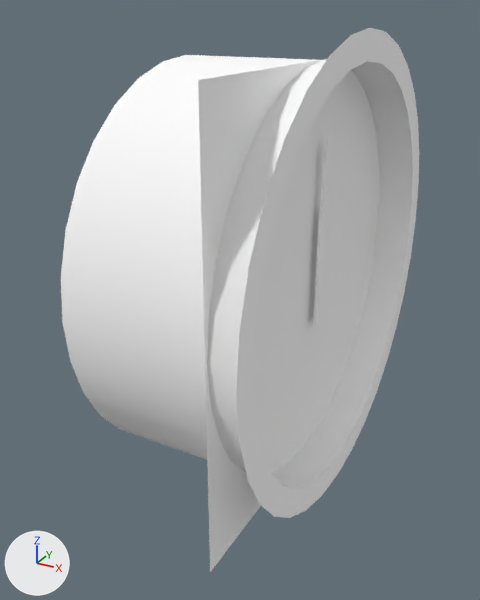
What one commit did to the Blender file dev/blender/instruments/asi-fg1000.blend.
Camera for both pictures: a 50 mm camera at (-0.335, -0.1227, -0.0679) aimed at (-0.3823, -0.0365, -0.1109). Arrows for +X, +Y and +Z are at lower left; the lights stay in place. The first picture is the older version.

Objects in the first picture: 'Case', 'Face', 'Needle'.
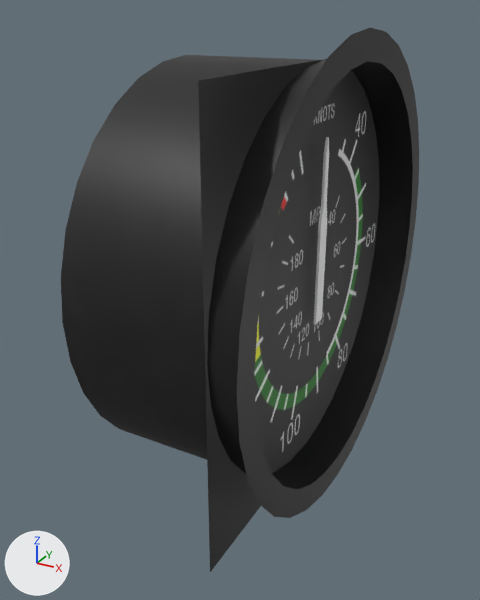
Where the newer file only moved an object's origin or applied its transform, the numbers keep the older frame.

What differs and where, as boxes [x1, y1, x2, y2] in the pictures (480 x 600 px):
```json
{"object": "Case", "change": "surface changed, recoloured", "before": [61, 28, 419, 518], "after": [61, 28, 419, 518], "on screen": "white to black"}
{"object": "Face", "change": "surface changed", "before": [198, 59, 379, 572], "after": [198, 59, 379, 572], "on screen": "white to black"}
```

The change, as JSON lines over the scene's bpy script:
```json
{"op": "add", "block": "img_asi_png_000", "code": ["img_asi_png_000 = load_image('asi.png.000', '../../../Models/Interior/Panel/Instruments/asi/asi.png', 512, 512, 'sRGB')"]}
{"op": "remove", "block": "mat_face", "code": "mat_face.base_color = (1.0, 1.0, 1.0)  # white #ffffff"}
{"op": "set", "path": "mat_face", "old": "diffuse_material('face')", "new": "principled_material('face')"}
{"op": "add", "block": "mat_face", "code": "mat_face.texture = img_asi_png_000"}
{"block": "me_circle_008", "where": "me_circle_008.from_pydata(...)  # 128 vertices, 64 faces; spans x -0.032..0.0, y -0.1299..-0.0499, z -0.0403..0.0397"}
{"op": "remove", "block": "me_circle_008", "code": "me_circle_008.materials.append(mat_material)  # white #ffffff"}
{"op": "add", "block": "me_circle_008", "code": "me_circle_008.materials.append(mat_face)  # picture img_asi_png_000"}
```
